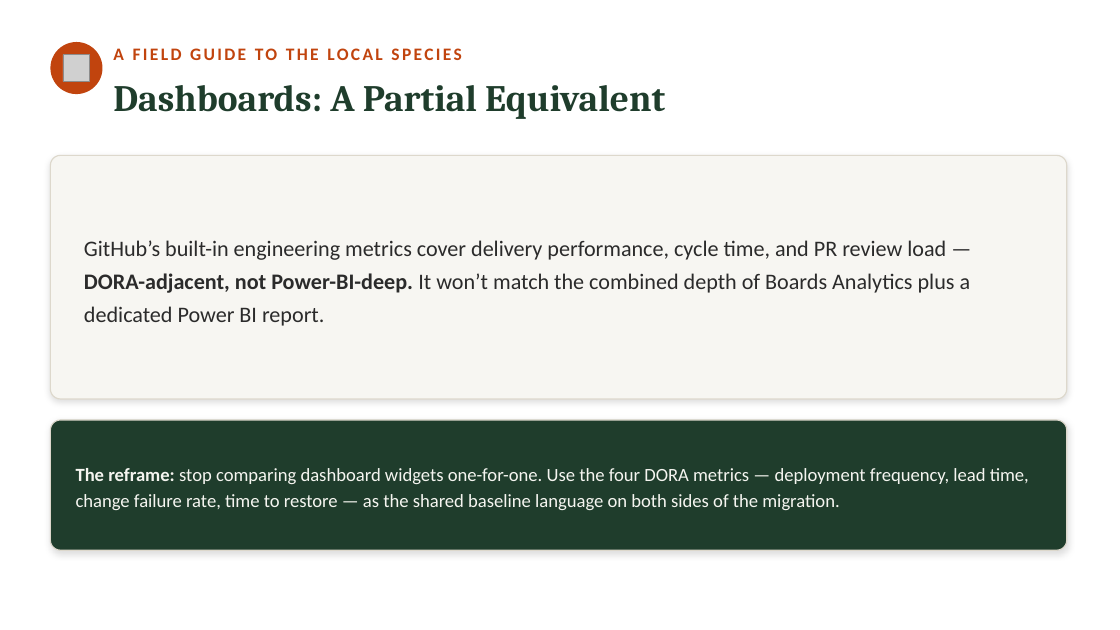
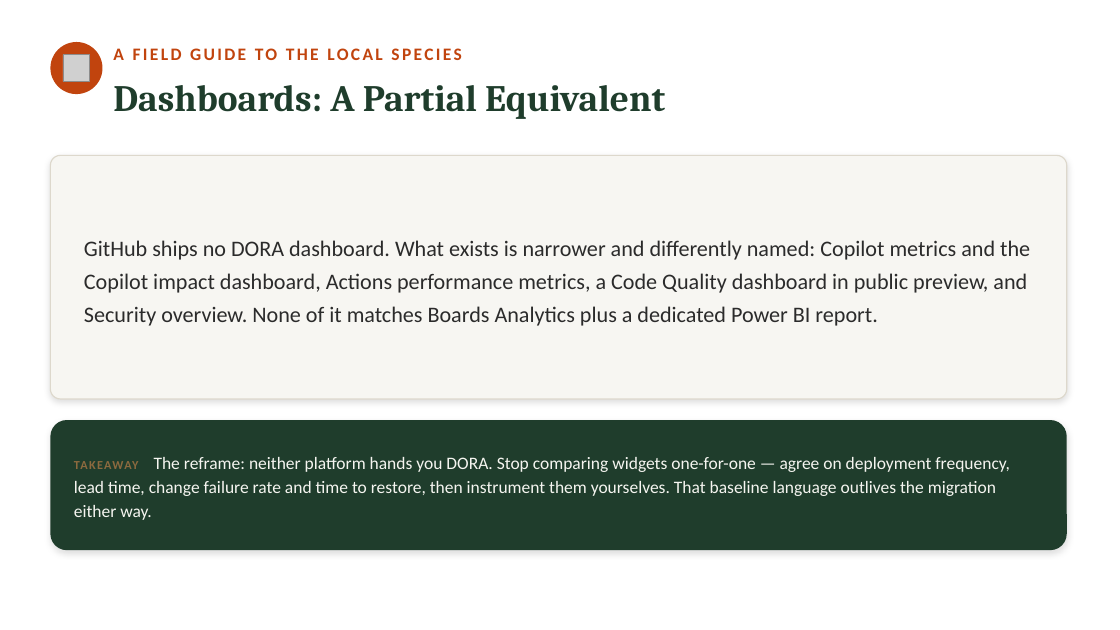
Before and after one commit to neumann1990/Azure_DevOps_To_GitHub, a slide deck: slide 14 of Claude outputs/azure-devops-to-github-the-great-migration-FULL-DECK.pptx. Drawn at 1120x630 pixels with LibreOffice and Linux fonts; fonts in the diff are those of the drawing; grey boxes stand for pictures. Boxes give left, top, right and bottom in pixels: in the first picture for what was removed or moved away, otherwise in the second. Text is boxed around its words. In the diff, an @@ line names an element or a change of style, - is before the commit and + after.

```diff
--- a/Claude outputs/azure-devops-to-github-the-great-migration-FULL-DECK.pptx
+++ b/Claude outputs/azure-devops-to-github-the-great-migration-FULL-DECK.pptx
@@ text at box(84, 240, 1030, 326): text changed @@
-GitHub’s built-in engineering metrics cover delivery performance, cycle time, and PR review load — DORA-adjacent, not Power-BI-deep. It won’t match the combined depth of Boards Analytics plus a dedicated Power BI report.
+GitHub ships no DORA dashboard. What exists is narrower and differently named: Copilot metrics and the Copilot impact dashboard, Actions performance metrics, a Code Quality dashboard in public preview, and Security overview. None of it matches Boards Analytics plus a dedicated Power BI report.
@@ rounded rectangle at box(50, 420, 1067, 550): outline #DDD8CC 1 pt to none; proportions changed @@
@@ text at box(74, 457, 1010, 520): text changed; size 16 to 15 pt @@
-The reframe: stop comparing dashboard widgets one-for-one. Use the four DORA metrics — deployment frequency, lead time, change failure rate, time to restore — as the shared baseline language on both sides of the migration.
+TAKEAWAY The reframe: neither platform hands you DORA. Stop comparing widgets one-for-one — agree on deployment frequency, lead time, change failure rate and time to restore, then instrument them yourselves. That baseline language outlives the migration either way.
```
Also in this commit, not shown: 39 other slides changed, 6 slides added, 7 slides removed.
